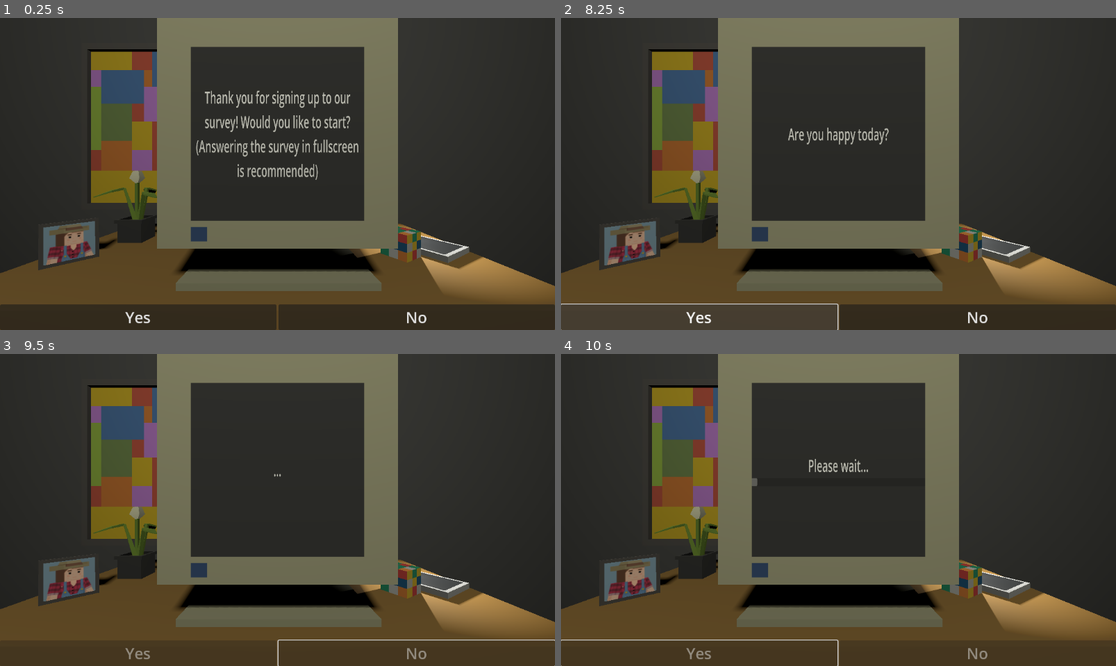
Above: before the commit, frames 1-4 (two rows, left to right).
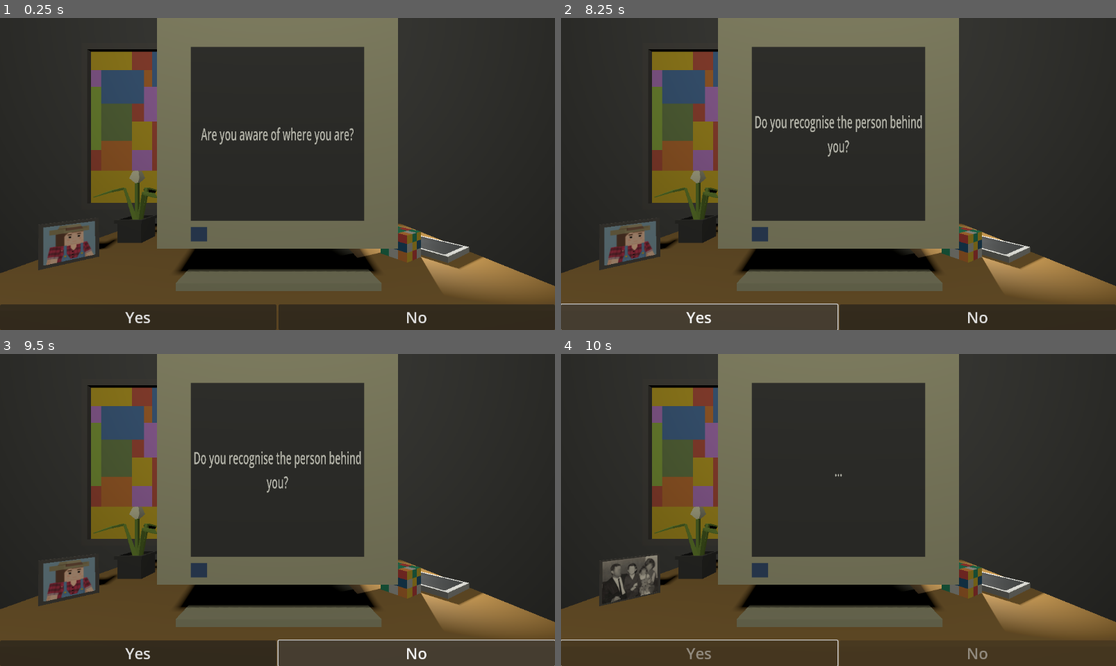
Above: after the commit, the same moments.

Repository: 69ShadesOfPeanut/Practice-Jam-3
Game: Godot game, scene res://Scenes/office.tscn
The game is run twice, just before and just after one commit, with the same random seed, the same clock (stepped at 60 frames per second) and the same inputs.
Inputs (mouse positions are in pixels of both pictures, inside the frame that each line leads up to):
- Up to frame 1 (0.25 s): no input
- Up to frame 2 (8.25 s): click "Yes" at 0.5 s; tap Enter at 1.25, 2.75, 4.25 s; tap Space at 2, 3.5, 5 s
- Up to frame 3 (9.5 s): click "No" at 8.75 s
- Up to frame 4 (10 s): click (699, 653) at 9.5 s, where only the run after the commit has a clickable "Yes"

The runs differ from the first frame. In frame 1, 2.1% of the frame differs, in the area x 35-65%, y 23-52%; in frame 2, 0.9%; in frame 3, 0.8%; in frame 4, 1.2%.

Commit message:
New event
added new event that shows a family photo

Diff:
--- a/Scenes/office.tscn
+++ b/Scenes/office.tscn
@@ -11,6 +11,7 @@
 [ext_resource type="PackedScene" uid="uid://bc7lrpbsumwyc" path="res://Imports/PhotoFrame.glb" id="8_7enif"]
 [ext_resource type="AudioStream" uid="uid://cu2ddvrp81r4r" path="res://Sounds/click.ogg" id="9_a0b7e"]
 [ext_resource type="Texture2D" uid="uid://dfssj4pquqpdn" path="res://Textures/CreepyPainting.png" id="9_ql82j"]
+[ext_resource type="Texture2D" uid="uid://dryoac1s5dx58" path="res://Textures/FamilyPhoto.png" id="9_tf8sw"]
 [ext_resource type="AudioStream" uid="uid://dqmnwkw448xc1" path="res://Sounds/knocking-at-the-door-ii.ogg" id="10_ilr6g"]
 [ext_resource type="AudioStream" uid="uid://befasjsqlr4hd" path="res://Sounds/oldwallswitchoff.wav" id="11_24fp6"]
 [ext_resource type="PackedScene" uid="uid://bqc5r1klgcrur" path="res://Imports/Phone.glb" id="12_j38xv"]
@@ -33,6 +34,12 @@
 
 [sub_resource type="PlaneMesh" id="PlaneMesh_hf03q"]
 size = Vector2(0.65, 0.65)
+
+[sub_resource type="StandardMaterial3D" id="StandardMaterial3D_lh0nb"]
+albedo_texture = ExtResource("9_tf8sw")
+
+[sub_resource type="QuadMesh" id="QuadMesh_7qj0i"]
+size = Vector2(0.3, 0.3)
 
 [sub_resource type="StandardMaterial3D" id="StandardMaterial3D_i5v1c"]
 albedo_texture = ExtResource("9_ql82j")
@@ -126,6 +133,13 @@
 [node name="PhotoFrame" parent="Level/Objects/table" instance=ExtResource("8_7enif")]
 transform = Transform3D(-0.733493, 0, 0.679697, 0, 1, 0, -0.679697, 0, -0.733493, 0.314795, 1.56747, 1.52062)
 
+[node name="FamilyPhoto" type="MeshInstance3D" parent="Level/Objects/table/PhotoFrame"]
+unique_name_in_owner = true
+transform = Transform3D(1, -3.72529e-09, 0, 0, 0.992546, 0.121869, 0, -0.121869, 0.992546, 0.00101352, 0.170731, 0.0335202)
+visible = false
+material_override = SubResource("StandardMaterial3D_lh0nb")
+mesh = SubResource("QuadMesh_7qj0i")
+
 [node name="Painting" parent="Level/Objects" instance=ExtResource("7_5njab")]
 transform = Transform3D(1, 0, 0, 0, 1, 0, 0, 0, 1, -0.923331, 0.665505, -2.48935)
 
@@ -154,6 +168,7 @@
 grow_horizontal = 2
 grow_vertical = 0
 script = ExtResource("7_u6eov")
+CurrentQuestion = 9
 ButtonClickSound = ExtResource("9_a0b7e")
 KnockingSound = ExtResource("10_ilr6g")
 SwitchOff = ExtResource("11_24fp6")
--- a/Scripts/Buttons.gd
+++ b/Scripts/Buttons.gd
@@ -27,6 +27,7 @@
 @onready var Audio3D : AudioStreamPlayer3D = get_node("%3DAudio")
 @onready var CreepyPainting : MeshInstance3D = get_node("%CreepyPainting")
 @onready var ScreenTextureRect : TextureRect = ScreenNode.get_node("%TextureRect")
+@onready var FamilyPhoto : MeshInstance3D = get_node("%FamilyPhoto")
 
 
 # Sets the first question into motion
@@ -114,6 +115,8 @@
 				await get_tree().create_timer(2).timeout
 				ScreenText.set_text("Don't lie to me.")
 				await get_tree().create_timer(0.3).timeout
+		11:
+			FamilyPhoto.hide()
 		12:
 			print("Question 12 event triggered")
 			ScreenText.set_text("...")
@@ -178,5 +181,6 @@
 func Question10Event():
 	print("Question 10 prechoice event")
 	await get_tree().create_timer(1).timeout
+	FamilyPhoto.show()
 	Audio3D.set_stream(OFFICE_DOOR_CLOSE_001)
 	Audio3D.play()
Not shown: 1 places in Scenes/office.tscn that only renumber resources
Binary file added: Textures/FamilyPhoto.png
Not shown, added: Textures/FamilyPhoto.png.import
